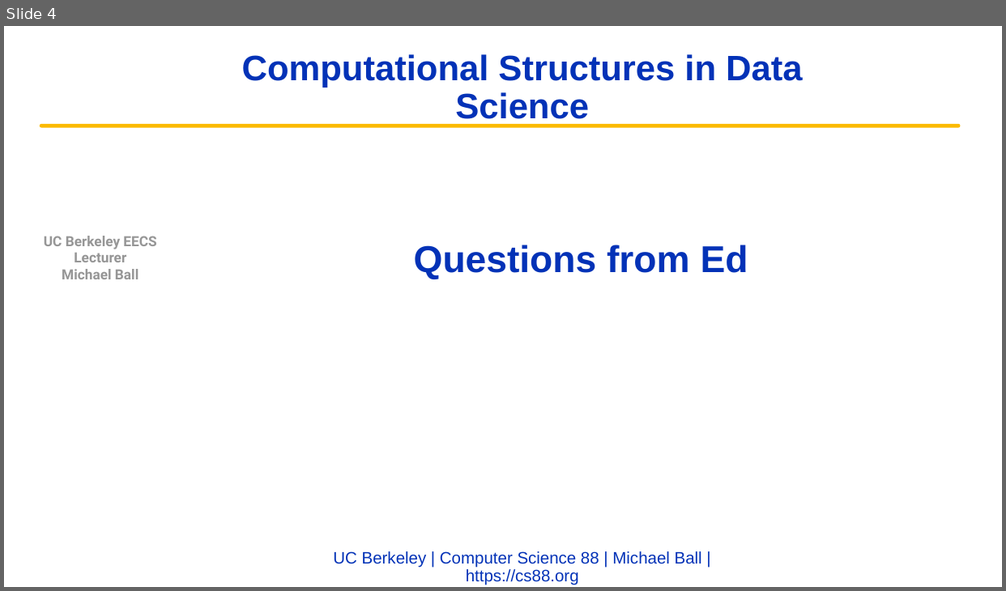
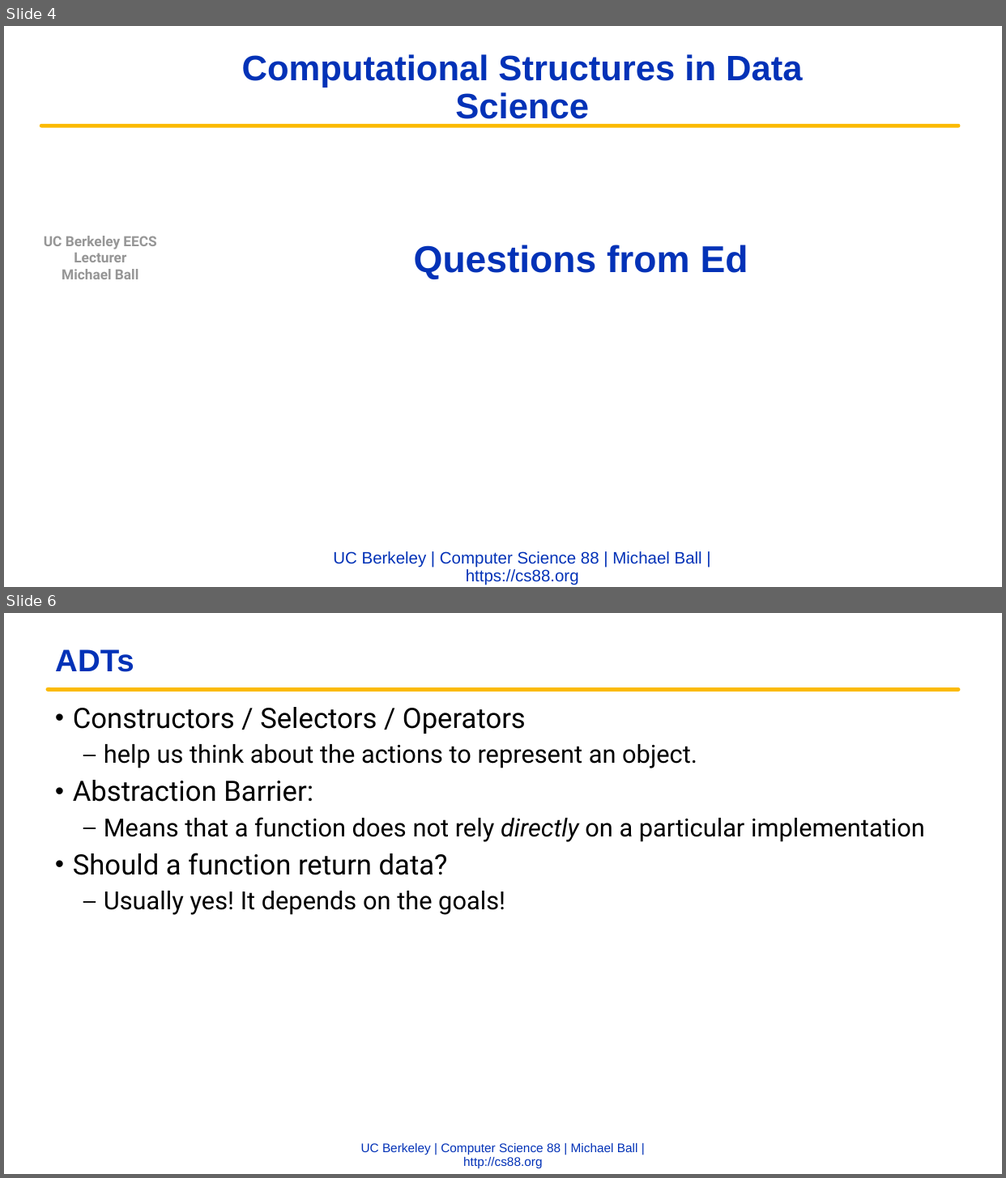
Before and after one commit to cs88-website/fa22, a slide deck: assets/slides/fa22/16-Midterm_Review.pptx. Shown one above the other, each under a label of ours: slide 4 before the commit, slides 4 and 6 after it; the slides between them are not shown. The pictures are 1006x591 and 1006x1178 pixels, drawn with LibreOffice and Linux fonts; fonts in the diff are those of the drawing; background and template pictures are left out. Boxes give left, top, right and bottom in pixels: in the first picture for what was removed or moved away, otherwise in the second. Text is boxed around its words. In the diff, an @@ line names an element or a change of style, - is before the commit and + after.

```diff
--- a/assets/slides/fa22/16-Midterm_Review.pptx
+++ b/assets/slides/fa22/16-Midterm_Review.pptx
@@ slide 6 added at [4, 613, 1002, 1174], background #FFFFFF @@
@@ title added at [55, 649, 134, 672], 30 pt, text #0332B7, bold @@
+ADTs
@@ freeform shape added at [48, 689, 958, 689], outline #FBBA03 3.75 pt @@
@@ text added at [73, 707, 925, 915], 24 pt, text #000000 @@
+• Constructors / Selectors / Operators
+  – help us think about the actions to represent an object.
+• Abstraction Barrier:
+  – Means that a function does not rely directly on a particular implementation
+• Should a function return data?
+  – Usually yes! It depends on the goals!
@@ text added at [361, 1144, 638, 1169], 12 pt, text #0332B7 @@
+UC Berkeley | Computer Science 88 | Michael Ball | http://cs88.org
```
Also in this commit, not shown: 1 slide changed, 3 other slides added, 1 other file.
